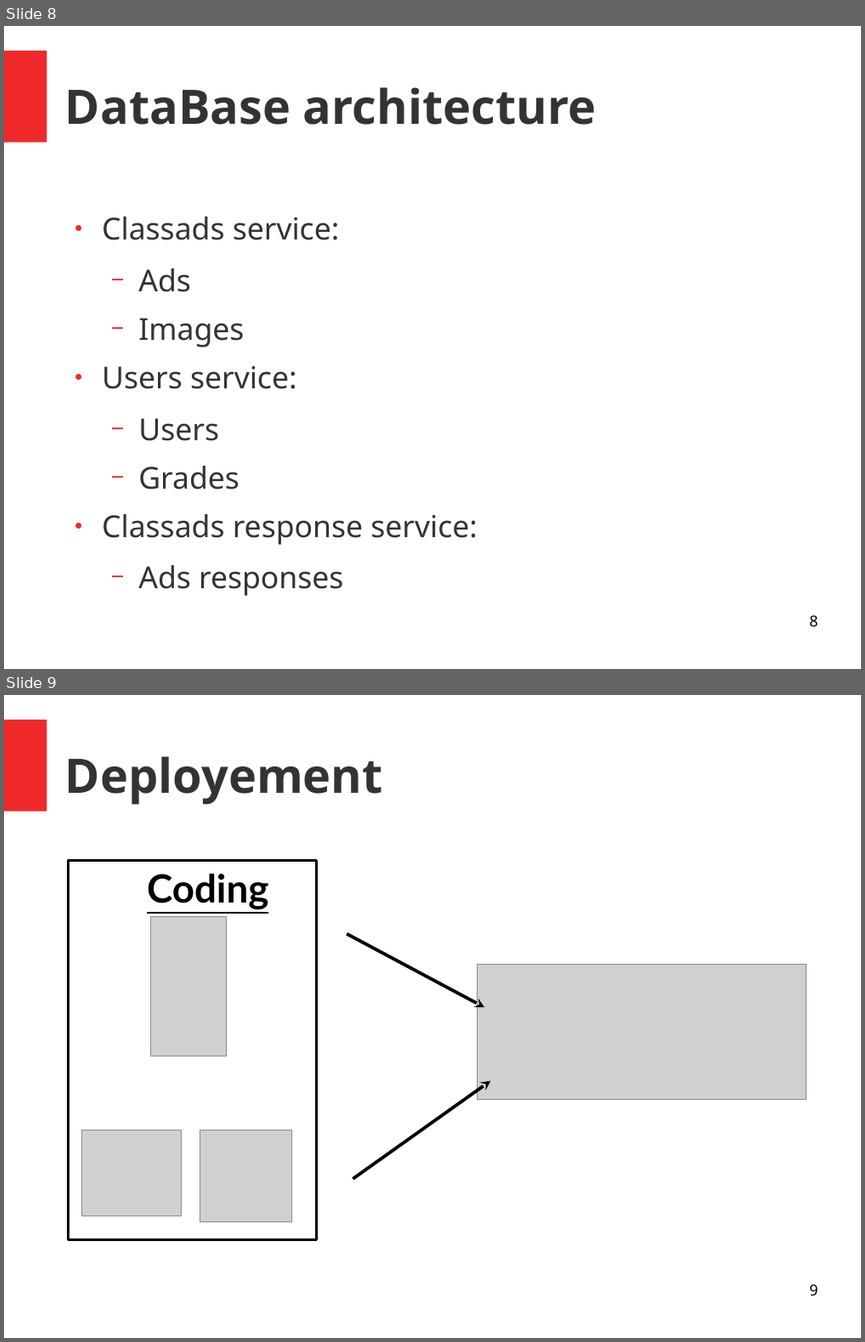
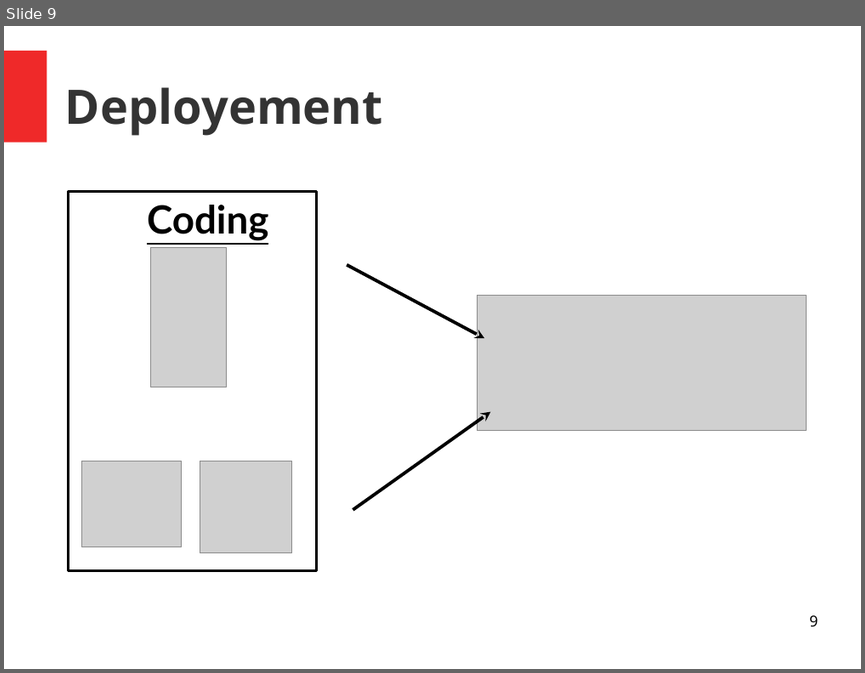
Before and after one commit to unige-pinfo-2019/PInfo3, a slide deck: Docs/Presentations/pres2.odp. Shown one above the other, each under a label of ours: slides 8 and 9 before the commit, slide 9 after it. The pictures are 865x1342 and 865x673 pixels, drawn with LibreOffice and Linux fonts; fonts in the diff are those of the drawing; grey boxes stand for pictures. Boxes give left, top, right and bottom in pixels: in the first picture for what was removed or moved away, otherwise in the second. Text is boxed around its words. In the diff, an @@ line names an element or a change of style, - is before the commit and + after.

```diff
--- a/Docs/Presentations/pres2.odp
+++ b/Docs/Presentations/pres2.odp
@@ slide 8 removed at (x1=4, y1=26, x2=861, y2=669), background #FFFFFF; not listed: 1 template element that a slide beside it also shows @@
@@ title removed at (x1=65, y1=87, x2=596, y2=125) @@
-DataBase architecture
@@ text removed at (x1=102, y1=216, x2=477, y2=596) @@
-● Classads service:
-  − Ads
-  − Images
-● Users service:
-  − Users
-  − Grades
-● Classads response service:
-  − Ads responses
@@ page number removed at (x1=809, y1=615, x2=817, y2=626) @@
-8
```
Also in this commit, not shown: 3 slides changed, 1 slide added, 2 other files.
